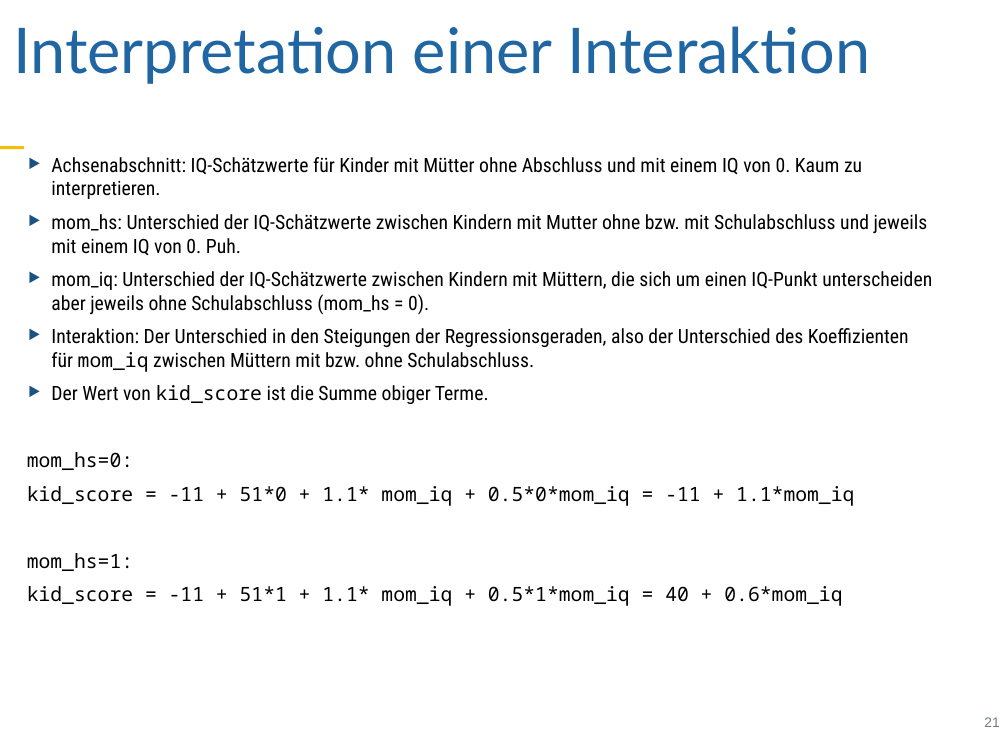
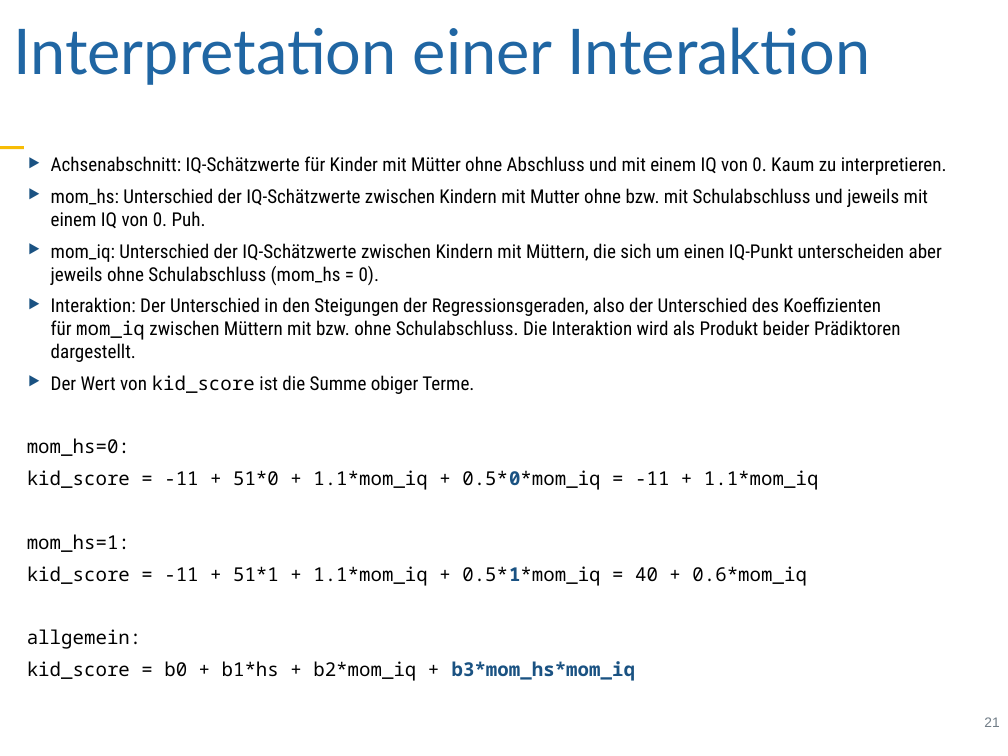
Before and after one commit to sebastiansauer/vorhersagemodellierung, a slide deck: slide 21 of Skript-Folien/QM1-Thema11.pptx. Drawn at 1008x756 pixels with LibreOffice and Linux fonts; fonts in the diff are those of the drawing. Boxes give left, top, right and bottom in pixels: in the first picture for what was removed or moved away, otherwise in the second. Text is boxed around its words. In the diff, an @@ line names an element or a change of style, - is before the commit and + after.

```diff
--- a/Skript-Folien/QM1-Thema11.pptx
+++ b/Skript-Folien/QM1-Thema11.pptx
@@ text at (x1=27, y1=156, x2=947, y2=552): size 20 to 19.4 pt in "Achsenabschnitt: IQ-Schätzwerte für Kinder mit Mütter ohne ...", "mom_hs: Unterschied der IQ-Schätzwerte zwischen Kindern mit ...", "mom_iq: Unterschied der IQ-Schätzwerte zwischen Kindern mit ...", "Der Wert von kid_score ist die Summe ..." and 2 more places; indent changed; less space between paragraphs @@
@@ text at (x1=51, y1=297, x2=900, y2=362): text changed; size 20 to 19.4 pt @@
-‣ Interaktion: Der Unterschied in den Steigungen der Regressionsgeraden, also der Unterschied des Koeffizienten für mom_iq zwischen Müttern mit bzw. ohne Schulabschluss.
+‣ Interaktion: Der Unterschied in den Steigungen der Regressionsgeraden, also der Unterschied des Koeffizienten für mom_iq zwischen Müttern mit bzw. ohne Schulabschluss. Die Interaktion wird als Produkt beider Prädiktoren dargestellt.
@@ text at (x1=27, y1=470, x2=819, y2=490): text changed; size 20 to 19.4 pt @@
-kid_score = -11 + 51*0 + 1.1* mom_iq + 0.5*0*mom_iq = -11 + 1.1*mom_iq
+kid_score = -11 + 51*0 + 1.1*mom_iq + 0.5*0*mom_iq = -11 + 1.1*mom_iq
@@ text at (x1=27, y1=566, x2=807, y2=681): text changed; size 20 to 19.4 pt @@
-kid_score = -11 + 51*1 + 1.1* mom_iq + 0.5*1*mom_iq = 40 + 0.6*mom_iq
+kid_score = -11 + 51*1 + 1.1*mom_iq + 0.5*1*mom_iq = 40 + 0.6*mom_iq
+allgemein:
+kid_score = b0 + b1*hs + b2*mom_iq + b3*mom_hs*mom_iq
```
Also in this commit, not shown: 10 other slides changed, 3 other files.
